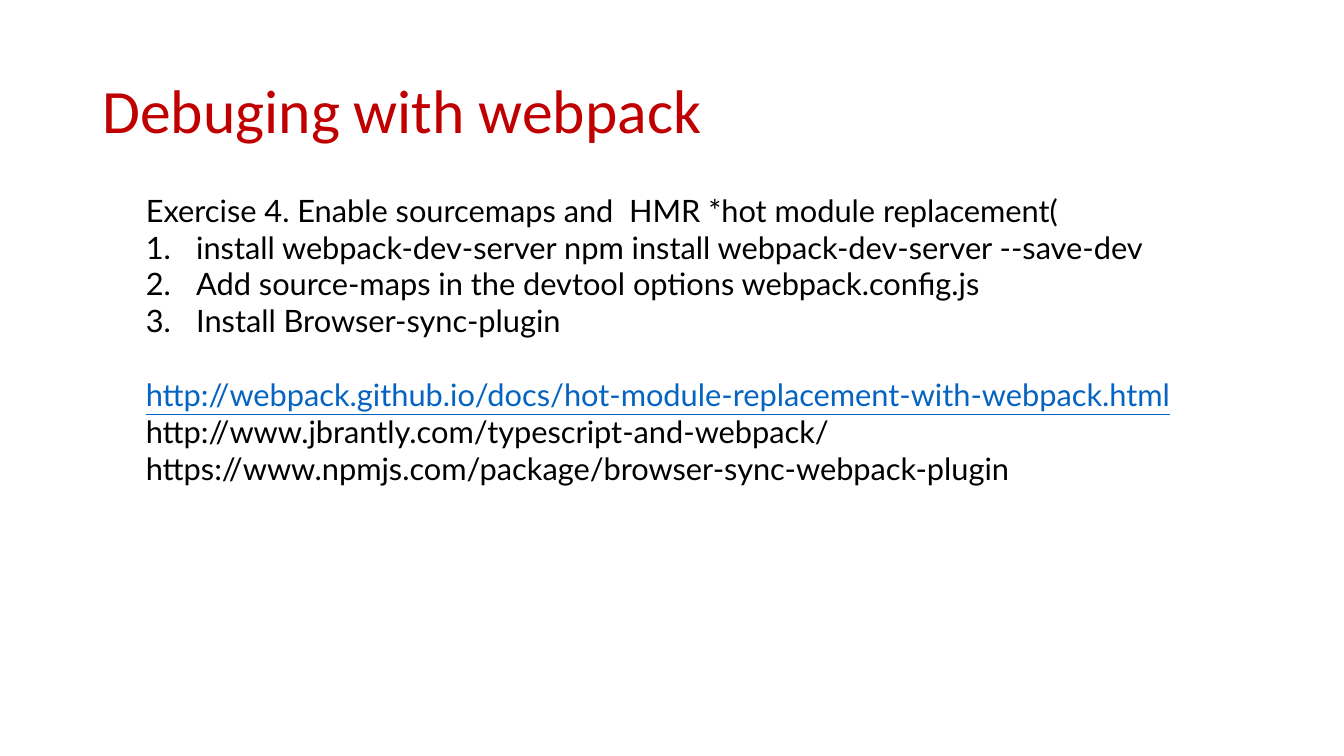
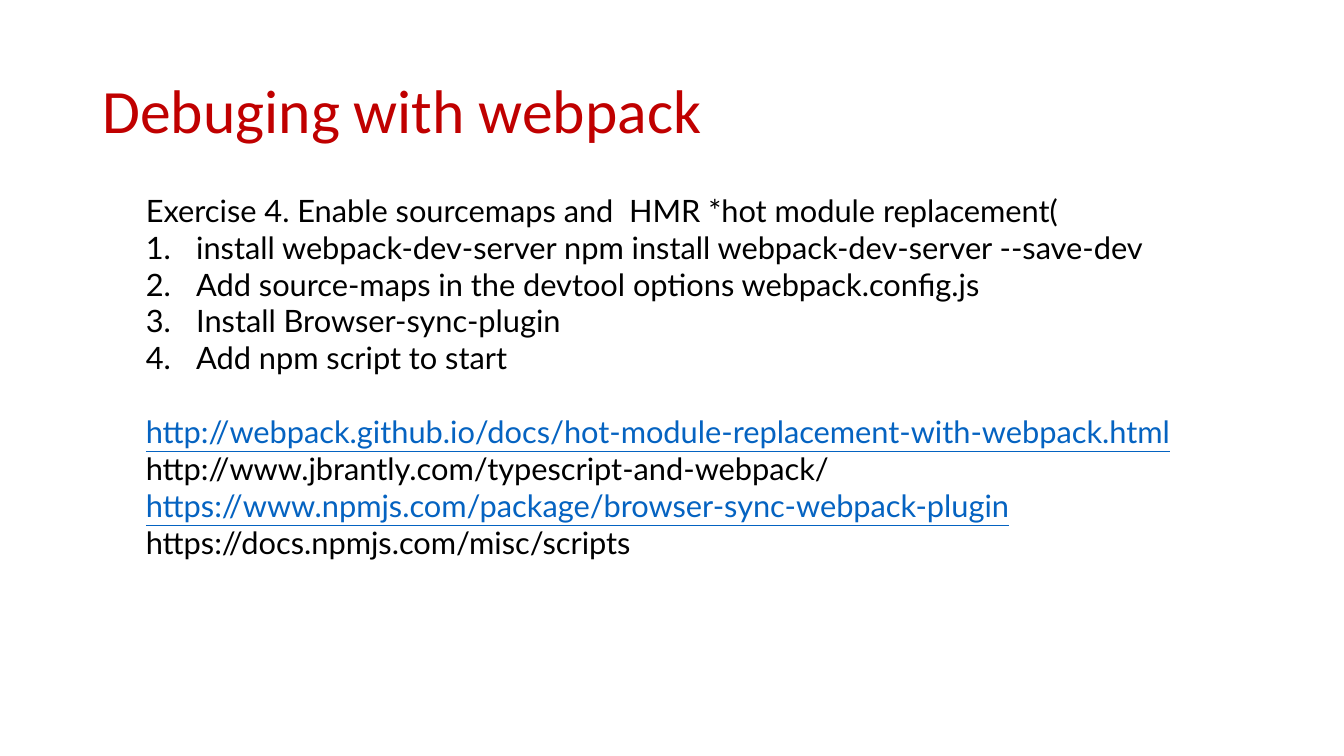
Before and after one commit to Robert-Freire/movie-browser, a slide deck: slide 10 of resume.pptx. Drawn at 1344x756 pixels with LibreOffice and Linux fonts; fonts in the diff are those of the drawing; background and template pictures are left out. Boxes give left, top, right and bottom in pixels: in the first picture for what was removed or moved away, otherwise in the second. Text is boxed around its words. In the diff, an @@ line names an element or a change of style, - is before the commit and + after.

```diff
--- a/resume.pptx
+++ b/resume.pptx
@@ text at (196,346,507,375): paragraph added @@
+4. Add npm script to start
@@ text at (146,494,1009,523): text colour #000000 to #0563C1, underline on in "https://www.npmjs.com/package/browser-sync-webpack-plugin" @@
@@ text at (146,531,631,560): paragraph added @@
+https://docs.npmjs.com/misc/scripts
```
Also in this commit, not shown: 6 slides added, 5 slides removed, 14 other files.
